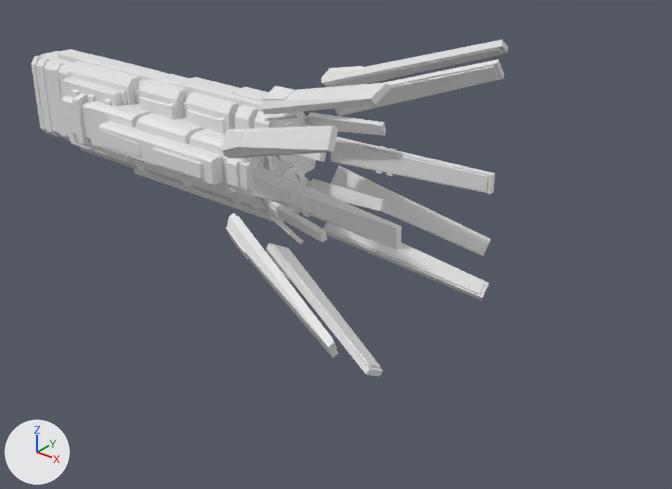
The FBX model Assets/Models/Monolith.fbx as it was, and as the next commit left it.
Both versions are drawn from a 50 mm lens placed at (21.3, -19.8, 10.0), pointed at (5.0, 0.6, -2.6). The lights are fixed; the arrows at lower left show +X, +Y and +Z. Where no turn or scale is listed for an object, it has been applied to the vertices.
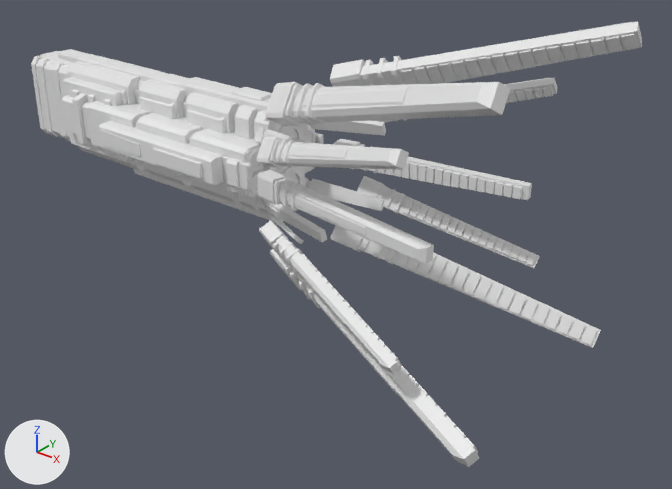
Patch to the scene script:
```diff
--- a/Assets/Models/Monolith.fbx.py
+++ b/Assets/Models/Monolith.fbx.py
@@ me_cube_050 @@
 me_cube_050.from_pydata(...)  # 96 vertices, 82 faces; spans x -2.38..4.54, y -4.1..0.7, z -0.4..0.4
+# me_cube_050 part 3: the loose piece of 24 vertices spanning x -0.84..4.54, y -0.13..0.7, z -0.4..0.4 is deleted
+# me_cube_050 part 4: the loose piece of 24 vertices spanning x -0.84..4.54, y -4.1..-3.27, z -0.4..0.4 is deleted
@@ me_cube_051 @@
 # used by ob_cube_023; location = (6.1, 1.97, 0.0); rotation_euler = (1.571, 0.0, 0.118), in degrees (90, 0, 6.8); scale = (0.000907, 0.00387, 0.00166)
-me_cube_051.from_pydata(...)  # 48 vertices, 40 faces; spans x -1060.0..108.0, y -100.0..100.0, z -137.0..2498.0
+me_cube_051.from_pydata(...)  # 368 vertices, 320 faces; spans x -571.0..1740.0, y -3615.0..118.0, z -840.0..1481.0
+# me_cube_051 part 5: the loose piece of 12 vertices spanning x -661.0..-372.0, y -100.0..100.0, z 2241.0..2498.0 is deleted
+# me_cube_051 part 6: the loose piece of 12 vertices spanning x -518.0..-302.0, y -100.0..100.0, z -137.0..100.0 is deleted
+# me_cube_051 part 7: the loose piece of 12 vertices spanning x -1060.0..-771.0, y -100.0..100.0, z 2188.0..2445.0 is deleted
+# me_cube_051 part 8: 8 vertices removed from x -108.0..108.0, y -100.0..100.0, z -137.0..100.0; 364 vertices added at x -571.0..1740.0, y -3615.0..118.0, z -840.0..1481.0
@@ me_cube_058 @@
 # used by ob_cube_031; location = (5.0, -1.43, 2.42); rotation_euler = (-2.621, -0.195, -0.266), in degrees (-150, -11, -15); scale = (0.00836, 0.00289, 0.00092)
-me_cube_058.from_pydata(...)  # 112 vertices, 92 faces; spans x -298.0..543.0, y -1781.0..1366.0, z -765.0..9223.0
+me_cube_058.from_pydata(...)  # 544 vertices, 408 faces; spans x -203.0..203.0, y -281.0..281.0, z -372.0..372.0
+# me_cube_058 part 1: 7 loose pieces with 88 vertices, spanning x -298.0..384.0, y -1781.0..1366.0, z -18.0..9223.0, are deleted
+# me_cube_058 part 2: 24 vertices removed from x -100.0..543.0, y -138.0..138.0, z -765.0..140.0; 544 vertices added at x -203.0..203.0, y -281.0..281.0, z -372.0..372.0
@@ me_cube_057 @@
 # used by ob_cube_029; location = (4.39, 2.46, 1.43); rotation_euler = (2.038, -0.261, 0.202), in degrees (117, -15, 12); scale = (0.00836, 0.00289, 0.00092)
-me_cube_057.from_pydata(...)  # 112 vertices, 92 faces; spans x -300.0..543.0, y -1780.0..1380.0, z -765.0..9301.0
+me_cube_057.from_pydata(...)  # 368 vertices, 320 faces; spans x -712.0..1740.0, y -4373.0..118.0, z -1238.0..1301.0
+# me_cube_057 part 9: 6 loose pieces with 64 vertices, spanning x -300.0..374.0, y -826.0..1380.0, z -18.0..9301.0, are deleted
+# me_cube_057 part 10: 48 vertices removed from x -198.0..543.0, y -1780.0..138.0, z -765.0..2344.0; 368 vertices added at x -712.0..1740.0, y -4373.0..118.0, z -1238.0..1301.0
@@ ob_cube_023 @@
 ob_cube_023 = bpy.data.objects.new('Cube.023', me_cube_051)
-ob_cube_023.location = (6.1, 1.97, 0.0)
-ob_cube_023.rotation_euler = (1.571, 0.0, 0.118)  # degrees (90, 0, 6.8)
-ob_cube_023.scale = (0.000907, 0.00387, 0.00166)
+ob_cube_023.location = (5.0, -1.43, 2.42)
+ob_cube_023.rotation_euler = (2.579, -0.268, -0.283)  # degrees (148, -15, -16)
+ob_cube_023.scale = (0.00467, 0.00286, 0.00514)
@@ ob_cube_031 @@
 ob_cube_031 = bpy.data.objects.new('Cube.031', me_cube_058)
-ob_cube_031.location = (5.0, -1.43, 2.42)
-ob_cube_031.rotation_euler = (-2.621, -0.195, -0.266)  # degrees (-150, -11, -15)
-ob_cube_031.scale = (0.00836, 0.00289, 0.00092)
+ob_cube_031.location = (8.31, 0.0, 0.0)
+ob_cube_031.rotation_euler = (1.571, 0.0, 0.0)  # degrees (90, 0, 0)
+ob_cube_031.scale = (0.01, 0.01, 0.01)
@@ ob_cube_029 @@
 ob_cube_029 = bpy.data.objects.new('Cube.029', me_cube_057)
-ob_cube_029.location = (4.39, 2.46, 1.43)
-ob_cube_029.rotation_euler = (2.038, -0.261, 0.202)  # degrees (117, -15, 12)
-ob_cube_029.scale = (0.00836, 0.00289, 0.00092)
+ob_cube_029.location = (5.09, -2.23, 1.29)
+ob_cube_029.rotation_euler = (2.579, -0.268, -0.283)  # degrees (148, -15, -16)
+ob_cube_029.scale = (0.00324, 0.00199, 0.00357)
@@ ob_cube_041 @@
+ob_cube_041 = bpy.data.objects.new('Cube.041', me_cube_051_1)  # 544 vertices, 408 faces; spans x -2.98..2.97, y -3.6..3.6, z -4.66..4.66
+ob_cube_041.location = (9.61, 0.0, 0.0)
@@ ob_cube_043 @@
+ob_cube_043 = bpy.data.objects.new('Cube.043', me_cube_069)  # 184 vertices, 160 faces; spans x -0.37..5.9, y -0.99..4.44, z -0.38..0.38
+ob_cube_043.location = (4.56, -1.73, -0.03)
@@ ob_cube_042 @@
+ob_cube_042 = bpy.data.objects.new('Cube.042', me_cube_042_1)  # 272 vertices, 204 faces; spans x -2.23..2.23, y -2.41..2.41, z -0.25..0.25
+ob_cube_042.location = (8.06, 0.0, -0.04)
```

Pixel boxes (x1, y1, x2, y2) of what changed, in the pictures (672 x 489 px):
'Cube.023', reshaped, moved, turned, rescaled
    before: (291, 146, 397, 217)
    after: (266, 22, 642, 467)
'Cube.029', reshaped, moved, turned, rescaled
    before: (221, 59, 504, 358)
    after: (257, 78, 558, 374)
'Cube.031', reshaped, moved, turned, rescaled
    before: (261, 40, 508, 376)
    after: (302, 86, 553, 364)
'Cube.022', reshaped (63% narrower, 49% shorter)
    before: (222, 137, 495, 250)
    after: (222, 133, 323, 190)
'Cube.041', added
    after: (395, 33, 637, 454)
'Cube.043', added
    after: (257, 139, 532, 263)
'Cube.042', added
    after: (326, 161, 522, 244)
part 1 of me_cube_058, deleted
    before: (266, 40, 508, 376)
part 2 of me_cube_058, built on
    before: (261, 82, 390, 114)
    after: (302, 86, 553, 364)
part 3 of me_cube_050, deleted
    before: (331, 137, 495, 194)
part 4 of me_cube_050, deleted
    before: (253, 167, 402, 250)
part 5 of me_cube_051, deleted
    before: (300, 187, 315, 217)
part 6 of me_cube_051, deleted
    before: (376, 146, 386, 174)
part 7 of me_cube_051, deleted
    before: (291, 183, 305, 213)
part 8 of me_cube_051, built on
    before: (387, 148, 397, 176)
    after: (266, 22, 642, 467)
part 9 of me_cube_057, deleted
    before: (221, 126, 338, 358)
part 10 of me_cube_057, built on
    before: (331, 59, 504, 256)
    after: (257, 78, 558, 374)
